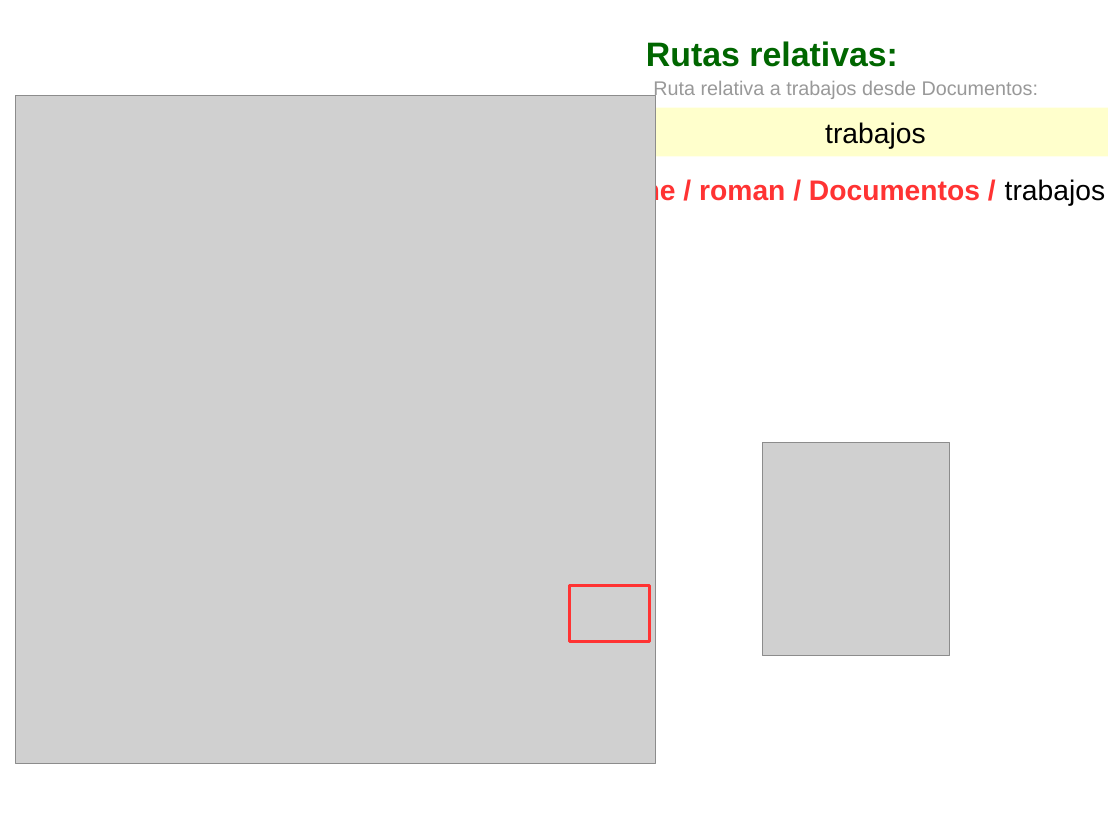
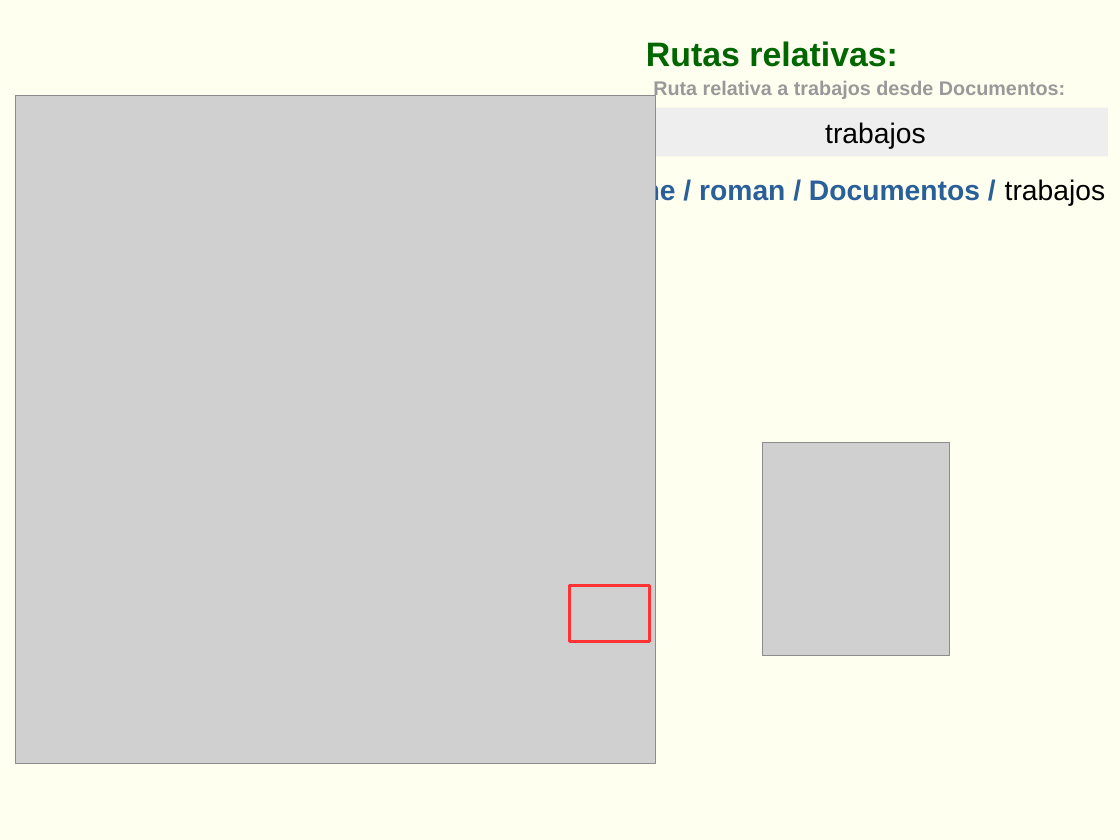
Before and after one commit to rgmf/DWES, a slide deck: slide 11 of 00_requisitos_previos/presentacion/jerarquia_directorio.odp. Drawn at 1120x840 pixels with LibreOffice and Linux fonts; fonts in the diff are those of the drawing; grey boxes stand for pictures. Boxes give left, top, right and bottom in pixels: in the first picture for what was removed or moved away, otherwise in the second. Text is boxed around its words. In the diff, an @@ line names an element or a change of style, - is before the commit and + after.

```diff
--- a/00_requisitos_previos/presentacion/jerarquia_directorio.odp
+++ b/00_requisitos_previos/presentacion/jerarquia_directorio.odp
@@ background #FFFFFF to #FFFFF0 @@
@@ text "Ruta relativa a trabajos desde ..." at <box>653,81,1065,99</box>: bold on @@
@@ rectangle at <box>654,108,1109,157</box>: fill #FFFFCC to #EEEEEE @@
@@ text "/ home / roman / ..." at <box>600,178,980,206</box>: text colour #FF3333 to #2A6099 @@
```
Also in this commit, not shown: 15 other slides changed, 1 other file.
